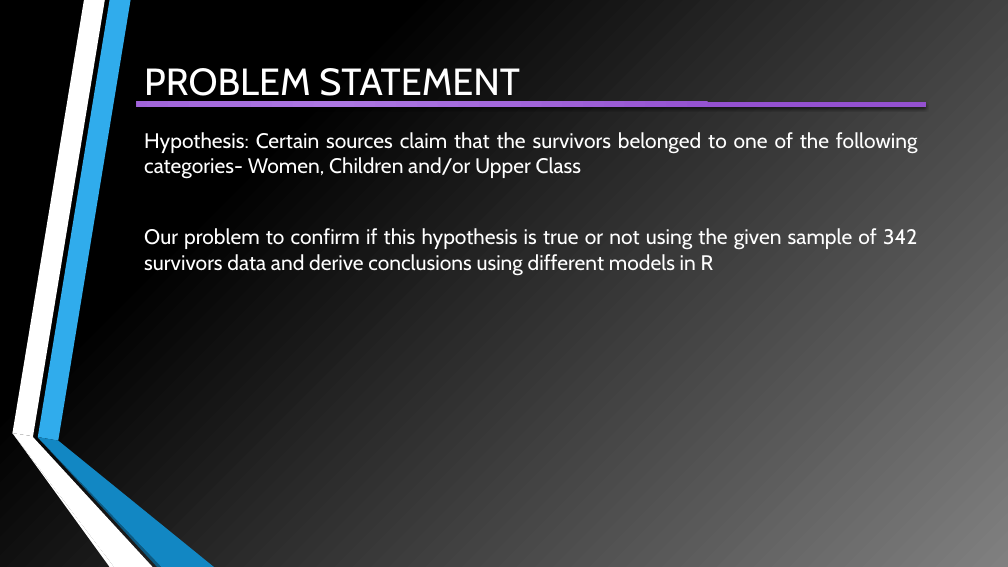
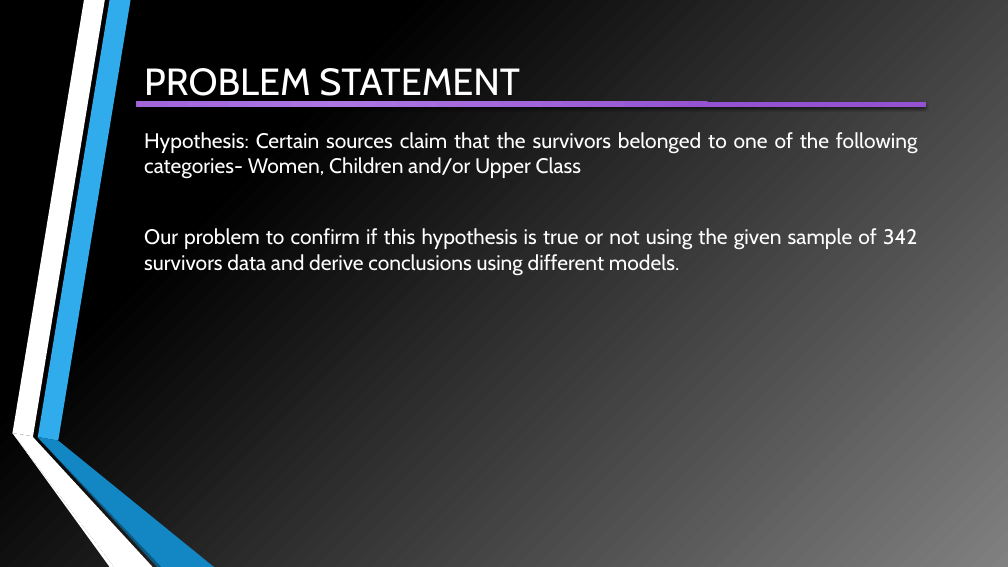
Before and after one commit to VirendraVerma-Viru/Titanic-Project-ML, a slide deck: slide 4 of TITANIC SURVIVOR PREDICTION.pptx. Drawn at 1008x567 pixels with LibreOffice and Linux fonts; fonts in the diff are those of the drawing. Boxes give left, top, right and bottom in pixels: in the first picture for what was removed or moved away, otherwise in the second. Text is boxed around its words. In the diff, an @@ line names an element or a change of style, - is before the commit and + after.

```diff
--- a/TITANIC SURVIVOR PREDICTION.pptx
+++ b/TITANIC SURVIVOR PREDICTION.pptx
@@ text at [144, 228, 917, 276]: text changed @@
-Our problem to confirm if this hypothesis is true or not using the given sample of 342 survivors data and derive conclusions using different models in R
+Our problem to confirm if this hypothesis is true or not using the given sample of 342 survivors data and derive conclusions using different models.
```
Also in this commit, not shown: 7 other slides changed, 6 other files.
